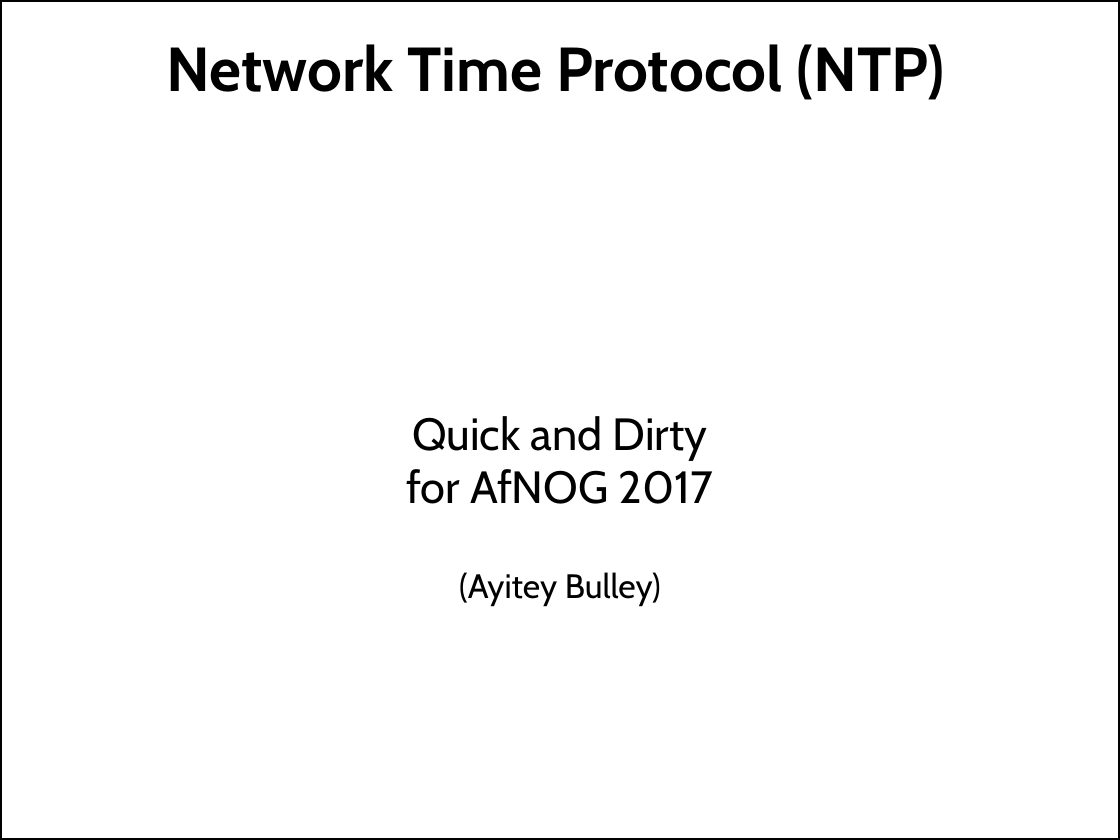
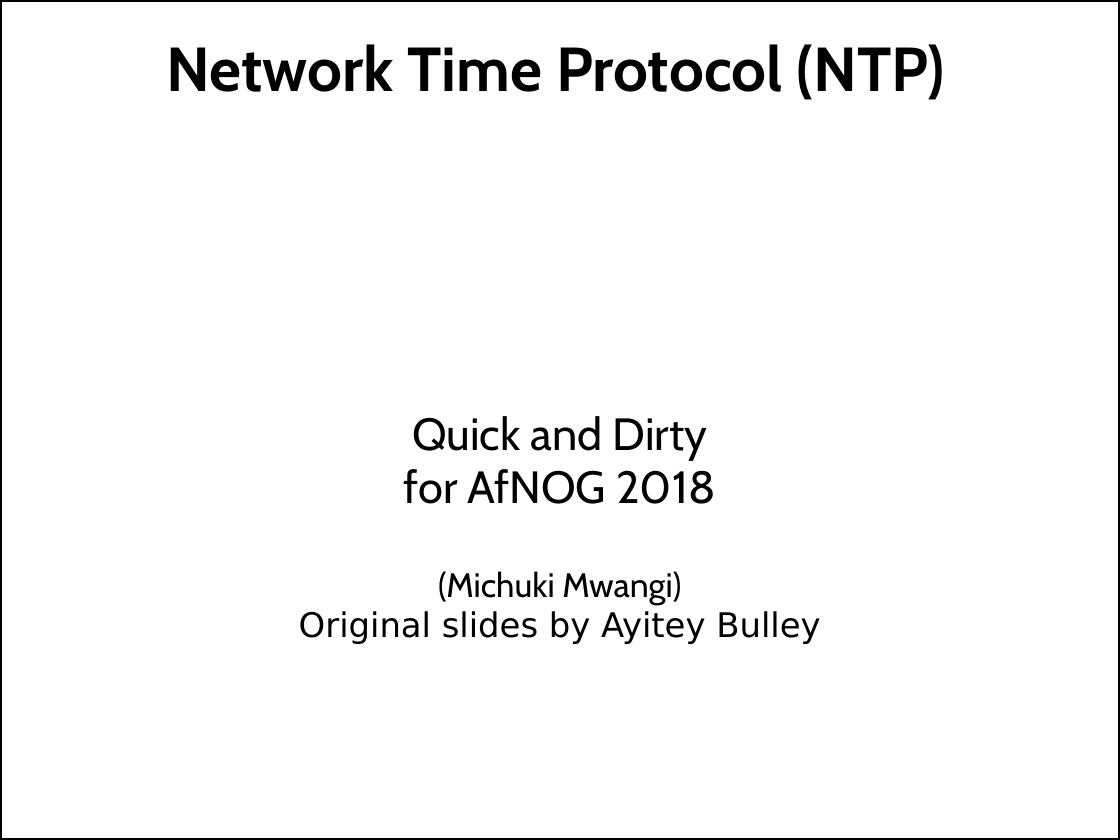
Before and after one commit to afnog/sse, a slide deck: slide 1 of ntp/ntp-service.pptx. Drawn at 1120x840 pixels with LibreOffice and Linux fonts; fonts in the diff are those of the drawing; background and template pictures are left out. Boxes give left, top, right and bottom in pixels: in the first picture for what was removed or moved away, otherwise in the second. Text is boxed around its words. In the diff, an @@ line names an element or a change of style, - is before the commit and + after.

```diff
--- a/ntp/ntp-service.pptx
+++ b/ntp/ntp-service.pptx
@@ subtitle at bbox=[299, 469, 820, 644]: text changed; font Cabin to DejaVu Sans @@
-for AfNOG 2017
-(Ayitey Bulley)
+for AfNOG 2018
+(Michuki Mwangi)
+Original slides by Ayitey Bulley
```
Also in this commit, not shown: 2 other slides changed.
